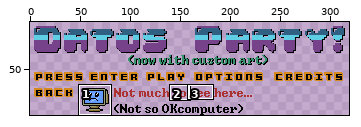
Edited in one commit: pixel-art file (res/textures/SpriteSheet.aseprite). The picture above shows the old version from afar; the outline marks the close-up.
Close-up. Before the commit:
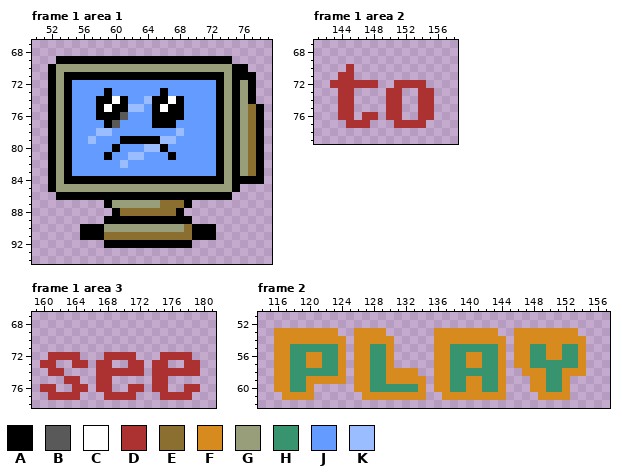
320x96 pixels, 2 frames. Shown: frame 1 area 1: x 50..79, y 67..94; frame 1 area 2: x 141..158, y 67..79; frame 1 area 3: x 159..181, y 67..78; frame 2: x 114..157, y 51..62. The old version is drawn lined up with the new one. The wide view leaves out empty margins. The commit also changed other frames or places, which this record leaves out.
Palette (. is transparent): A #000000  B #595959  C #ffffff  D #ac3232  E #8a6f30  F #d78b1e  G #989e7a  H #37946e  J #639bff  K #99bdff
Pixels before, frame 1 area 1, first column x 52:
69 .AAAAAAAAAAAAAAAAAAAAAA....
70 AGGGGGGGGGGGGGGGGGGGGGGAA..
71 AGAAAAAAAAAAAAAAAAAAAAGAAA.
72 AGAJJJJJJJJJJJJJJJJJJAGAGA.
73 AGAJJJJAJJJJJJAJJJJJJAGAGA.
74 AGAJJJAACAJJKAACAJJJJAGAGA.
75 AGAJJJACAAKKJACAAJJJJAGAGEA
76 AGAJJJAAABJJJAAAAJJJJAGAGEA
77 AGAJJJJABJJJJAAAJJJJJAGAGEA
78 AGAJJJKKJJJJJJJJKJJJJAGAGEA
79 AGAJJKJJJAAAAAKKJJJJJAGAGEA
80 AGAJJJJJAJJJKKAJJJJJJAGAGEA
81 AGAJJJJAJJKKJJJAJJJJJAGAGEA
82 AGAJJJJJJKJJJJJJJJJJJAGAGEA
83 AGAJJJJJJJJJJJJJJJJJJAGAGEA
84 AGAAAAAAAAAAAAAAAAAAAAGAAAA
85 AGGGGGGGGGGGGGGGGGGGGGGA...
86 .AAAAAAAAAAAAAAAAAAAAAA....
87 .......AGGGGGGEEEA.........
88 ........AEEEEEEEA..........
89 .......AAAAAAAAAAA.........
90 ....AAAGGGGGGGGGGEAAA......
91 ....AAAEEEEEEEEEEEAAA......
92 .......AAAAAAAAAAA.........
Pixels before, frame 1 area 2, first column x 143:
70 ..D..........
71 .DD..........
72 DDDDDD..DDDD.
73 .DD....DD..DD
74 .DD....DD..DD
75 .DD....DD..DD
76 .DD.DD.DD..DD
77 ..DDD...DDDD.
Pixels before, frame 1 area 3, first column x 160:
72 .DDDD...DDDD...DDDD.
73 DD..DD.DD..DD.DD..DD
74 .DD....DDDDDD.DDDDDD
75 ...DD..DD.....DD....
76 DD..DD.DD..DD.DD..DD
77 .DDDD...DDDD...DDDD.
Pixels before, frame 2, first column x 116:
53 FFFFFFFF..FFFF......FFFFFFFF..FFFFFFFF.
54 FFFFFFFFF.FFFFF.....FFFFFFFFF.FFFFFFFFF
55 FFHHHHHHF.FFHHF.....FFHHHHHHF.FFHHFFHHF
56 FFHHFFHHF.FFHHF.....FFHHFFHHF.FFHHFFHHF
57 FFHHFFHHF.FFHHF.....FFHHFFHHF.FFHHHHHHF
58 FFHHHHHHF.FFHHFFFF..FFHHHHHHF..FFFHHFFF
59 FFHHFFFFF.FFHHFFFFF.FFHHFFHHF...FFHHF..
60 FFHHF.....FFHHHHHHF.FFHHFFHHF...FFHHF..
61 .FFFF......FFFFFFFF..FFFFFFFF....FFFF..
Once edited:
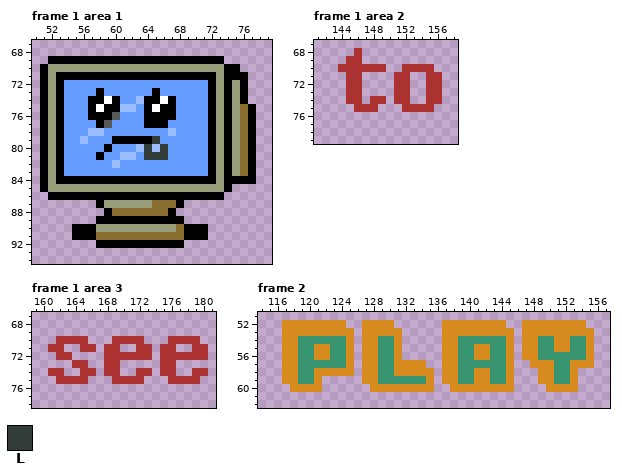
Colours new in this view: L #323c39
Difference:
whole drawing moved by +4,+5 (the old picture is shown already moved)
Frame 1 area 1:
y 69: x 52 . -> A; x 74 A -> .
y 70: x 51..52 .A -> AG; x 74 G -> A; x 76 A -> .
y 71: x 51..53 .AG -> AGA; x 73..74 AG -> GA; x 77 A -> .
y 72: x 51..54 .AGA -> AGAJ; x 72..77 JAGAGA -> AGAGA.
y 73: x 51..54 .AGA -> AGAJ; x 58..59 JA -> AJ; x 65..66 JA -> AJ; x 72..77 JAGAGA -> AGAGA.
y 74: x 51..54 .AGA -> AGAJ; x 57 J -> A; x 59..61 ACA -> CAJ; x 63..64 JK -> KA; x 66..68 ACA -> CAJ; x 72..77 JAGAGA -> AGAGA.
y 75: x 51..54 .AGA -> AGAJ; x 57..59 JAC -> ACA; x 61 A -> K; x 63..66 KJAC -> JACA; x 68 A -> J; x 72..78 JAGAGEA -> AGAGEA.
y 76: x 51..54 .AGA -> AGAJ; x 57 J -> A; x 60..61 AB -> BJ; x 64 J -> A; x 68 A -> J; x 72..78 JAGAGEA -> AGAGEA.
y 77: x 51..54 .AGA -> AGAJ; x 58..60 JAB -> ABJ; x 64 J -> A; x 67 A -> J; x 72..78 JAGAGEA -> AGAGEA.
y 78: x 51..54 .AGA -> AGAJ; x 57 J -> K; x 59 K -> J; x 67..68 JK -> KJ; x 72..78 JAGAGEA -> AGAGEA.
y 79: x 51..54 .AGA -> AGAJ; x 56..57 JK -> KJ; x 60 J -> A; x 65..67 AKK -> LJJ; x 72..78 JAGAGEA -> AGAGEA.
y 80: x 51..54 .AGA -> AGAJ; x 59..60 JA -> AJ; x 63..64 JK -> KL; x 66 A -> L; x 72..78 JAGAGEA -> AGAGEA.
y 81: x 51..54 .AGA -> AGAJ; x 58..59 JA -> AJ; x 61 J -> K; x 63..67 KJJJA -> JLLLJ; x 72..78 JAGAGEA -> AGAGEA.
y 82: x 51..54 .AGA -> AGAJ; x 60..61 JK -> KJ; x 72..78 JAGAGEA -> AGAGEA.
y 83: x 51..54 .AGA -> AGAJ; x 72..78 JAGAGEA -> AGAGEA.
y 84: x 51..53 .AG -> AGA; x 73..74 AG -> GA; x 78 A -> .
y 85: x 51..52 .A -> AG; x 74..75 GA -> A.
y 86: x 52 . -> A; x 74 A -> .
y 87: x 58..59 .A -> AG; x 65 G -> E; x 68..69 EA -> A.
y 88: x 59..60 .A -> AE; x 67..68 EA -> A.
y 89: x 58 . -> A; x 69 A -> .
y 90: x 55 . -> A; x 58 A -> G; x 68..69 GE -> EA; x 72 A -> .
y 91: x 55 . -> A; x 58 A -> E; x 69 E -> A; x 72 A -> .
y 92: x 58 . -> A; x 69 A -> .
Frame 1 area 2:
y 68: x 146 . -> D
y 69: x 145..146 .. -> DD
y 70: x 144 . -> D; x 146..149 .... -> DDDD; x 152..155 .... -> DDDD
y 71: x 144 D -> .; x 146 . -> D; x 151..152 .. -> DD; x 155..156 .. -> DD
y 72: x 143..144 DD -> ..; x 147..148 DD -> ..; x 153..156 DD.. -> ..DD
y 73: x 144 D -> .; x 146 . -> D; x 150 D -> .; x 152 . -> D; x 154 D -> .; x 156 . -> D
y 74: x 144 D -> .; x 146 . -> D; x 148..150 ..D -> DD.; x 152 . -> D; x 154 D -> .; x 156 . -> D
y 75: x 144..148 DD... -> ..DDD; x 150..153 DD.. -> ..DD
y 76: x 144..145 DD -> ..; x 147..148 DD -> ..; x 150..151 DD -> ..; x 154..155 DD -> ..
y 77: x 145..147 DDD -> ...; x 151..154 DDDD -> ....
Frame 1 area 3:
y 70: x 162..165 .... -> DDDD; x 169..172 .... -> DDDD; x 176..179 .... -> DDDD
y 71: x 161..162 .. -> DD; x 165..166 .. -> DD; x 168..169 .. -> DD; x 172..173 .. -> DD; x 175..176 .. -> DD; x 179..180 .. -> DD
y 72: x 161 D -> .; x 164 D -> .; x 172..173 .. -> DD; x 179..180 .. -> DD
y 73: x 160..161 DD -> ..; x 167 D -> .; x 169 . -> D; x 171..172 DD -> ..; x 174 D -> .; x 176 . -> D; x 178..179 DD -> ..
y 74: x 165..167 ..D -> DD.; x 170..171 DD -> ..; x 173..174 .D -> D.; x 177..178 DD -> ..; x 180 . -> D
y 75: x 162 . -> D; x 165 . -> D; x 167..172 DD.... -> ..DDDD; x 174..179 DD.... -> ..DDDD
y 76: x 160..161 DD -> ..; x 164..165 DD -> ..; x 167..168 DD -> ..; x 171..172 DD -> ..; x 174..175 DD -> ..; x 178..179 DD -> ..
y 77: x 161..164 DDDD -> ....; x 168..171 DDDD -> ....; x 175..178 DDDD -> ....
Frame 2:
y 52: x 117..124 ........ -> FFFFFFFF; x 127..130 .... -> FFFF; x 137..144 ........ -> FFFFFFFF; x 147..154 ........ -> FFFFFFFF
y 53: x 116 F -> .; x 124..126 ..F -> FF.; x 130..131 .. -> FF; x 136 F -> .; x 144..146 ..F -> FF.; x 154..155 .. -> FF
y 54: x 116 F -> .; x 119..126 FFFFFF.F -> HHHHHHF.; x 129..131 FF. -> HHF; x 136 F -> .; x 139..146 FFFFFF.F -> HHHHHHF.; x 149..150 FF -> HH; x 153..155 FF. -> HHF
y 55: x 116 F -> .; x 118 H -> F; x 121..122 HH -> FF; x 124..126 F.F -> HF.; x 128 H -> F; x 130..131 F. -> HF; x 136 F -> .; x 138 H -> F; x 141..142 HH -> FF; x 144..146 F.F -> HF.; x 148 H -> F; x 150 F -> H; x 152 H -> F; x 154..155 F. -> HF
y 56: x 116 F -> .; x 118 H -> F; x 120 F -> H; x 122 H -> F; x 124..126 F.F -> HF.; x 128 H -> F; x 130..131 F. -> HF; x 136 F -> .; x 138 H -> F; x 140 F -> H; x 142 H -> F; x 144..146 F.F -> HF.; x 148 H -> F; x 150..151 FF -> HH; x 154..155 F. -> HF
y 57: x 116 F -> .; x 118 H -> F; x 120..121 FF -> HH; x 124..126 F.F -> HF.; x 128 H -> F; x 130..134 F.... -> HFFFF; x 136 F -> .; x 138 H -> F; x 140..141 FF -> HH; x 144..150 F.FFHHH -> HF..FFF; x 153 H -> F; x 155 . -> F
y 58: x 116 F -> .; x 118 H -> F; x 121..123 HHH -> FFF; x 125..126 .F -> F.; x 128 H -> F; x 130 F -> H; x 134..136 ..F -> FF.; x 138 H -> F; x 141..142 HH -> FF; x 144..145 F. -> HF; x 147..148 FF -> ..; x 150 H -> F; x 152 F -> H; x 154 F -> .
y 59: x 116 F -> .; x 118 H -> F; x 120 F -> H; x 122..124 FFF -> ...; x 126 F -> .; x 128 H -> F; x 130..136 FFFFF.F -> HHHHHF.; x 138 H -> F; x 140 F -> H; x 142 H -> F; x 144..145 F. -> HF; x 148 F -> .; x 150 H -> F; x 152..153 F. -> HF
y 60: x 116..119 FFHH -> ..FF; x 121 . -> F; x 126..133 FFHHHHHH -> ..FFFFFF; x 135..139 .FFHH -> F..FF; x 142..143 HH -> FF; x 145 . -> F; x 148..151 FFHH -> ..FF; x 153 . -> F
y 61: x 117..120 FFFF -> ....; x 127..134 FFFFFFFF -> ........; x 137..144 FFFFFFFF -> ........; x 149..152 FFFF -> ....
Pixel boxes of the changes (left, top, right, bottom) in both close-ups:
changed: (40, 56, 264, 248)
changed: (330, 48, 442, 128)
changed: (40, 336, 208, 400)
changed: (274, 320, 594, 400)
